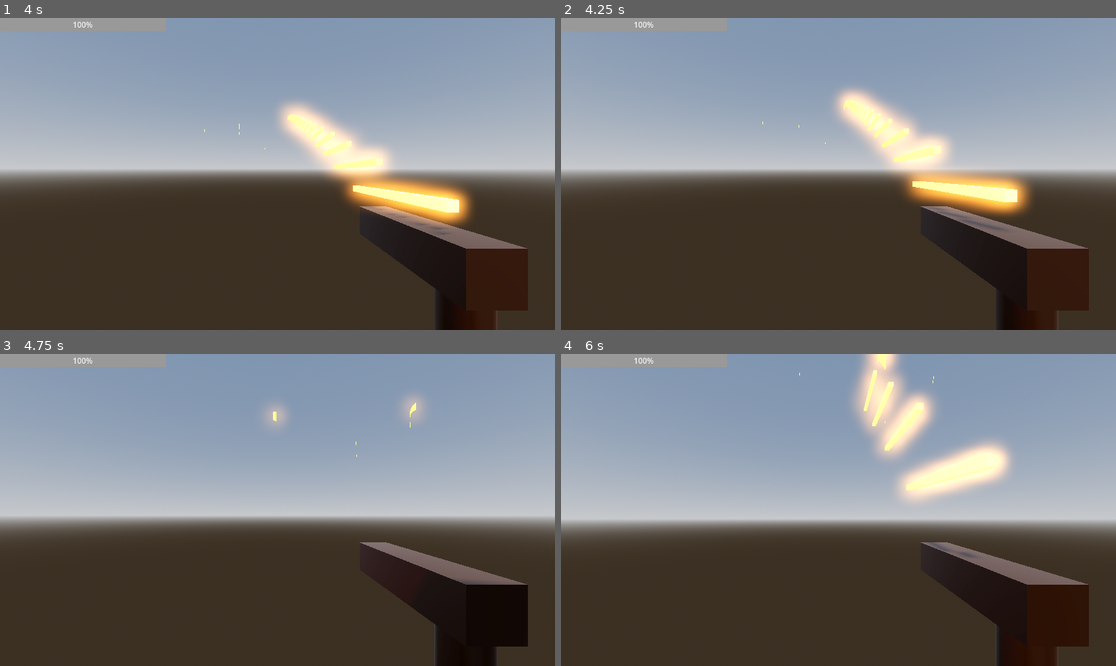
Above: before the commit, frames 1-4 (two rows, left to right).
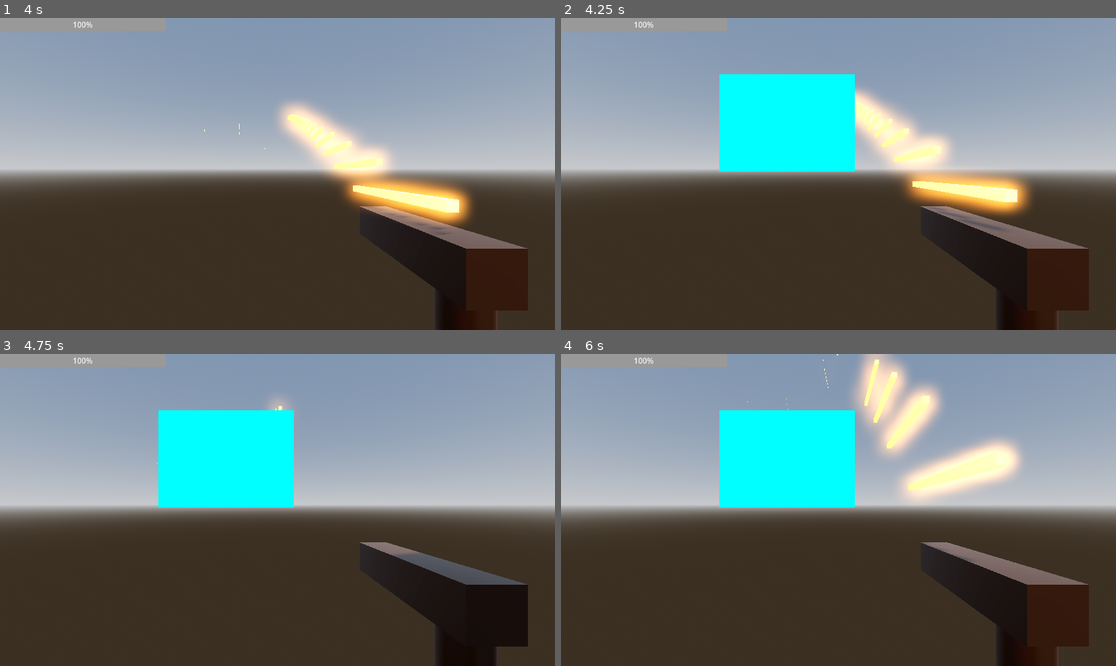
Above: after the commit, the same moments.

Repository: fallendynasty/nuclear
Game: Godot game, scene res://new_player_controller_test.tscn
The game is run twice, just before and just after one commit, with the same random seed, the same clock (stepped at 60 frames per second) and the same inputs.
Inputs (mouse positions are in pixels of both pictures, inside the frame that each line leads up to):
- Up to frame 1 (4 s): tap Enter (ui_accept) at 0.5, 3.5 s; move the mouse to (305, 174) at 0.52 s; press the mouse at (305, 174) at 0.53 s; hold W (forward) from 0.53 s (still down); tap Space (jump) at 0.77, 1.52, 3.02, 3.77 s; move the mouse to (249, 174) at 1.27 s; release the mouse at (249, 174) at 1.28 s; tap Shift (sprint) at 1.35, 2.85 s; click (249, 174) at 1.42 s; move the mouse to (288, 167) at 2.02 s; press the mouse at (288, 167) at 2.03 s; move the mouse to (271, 180) at 2.77 s; release the mouse at (271, 180) at 2.78 s; click (271, 180) at 2.92 s; move the mouse to (316, 177) at 3.52 s; press the mouse at (316, 177) at 3.53 s
- Up to frame 2 (4.25 s): keep holding W (forward); tap E (open_inventory, bound only after the commit) at 4.15 s
- Up to frame 3 (4.75 s): keep holding W (forward); move the mouse to (233, 506) at 4.27 s; release the mouse at (233, 506) at 4.28 s; tap Shift (sprint) at 4.35 s; click (233, 506) at 4.42 s; tap Space (jump) at 4.52 s
- Up to frame 4 (6 s): move the mouse to (844, 510) at 5.02 s; press the mouse at (844, 510) at 5.03 s; move the mouse to (816, 503) at 5.77 s; release W (forward) at 5.78 s; release the mouse at (816, 503) at 5.78 s; hold D (right) from 5.78 s (still down); tap Shift (sprint) at 5.85 s; click (816, 503) at 5.92 s

Frame 1 is identical in both runs. In frame 2, 7.6% of the frame differs, in the area x 28-53%, y 18-50%; in frame 3, 16%; in frame 4, 18%, in the area x 0-100%, y 0-66%.

Commit message:
created equipment_GUI

Diff:
--- /dev/null
+++ b/Inventory/Inventory.tres
@@ -0,0 +1,10 @@
+[gd_resource type="Resource" script_class="Inventory" load_steps=5 format=3 uid="uid://crmn2vcsexv1n"]
+
+[ext_resource type="Script" path="res://Inventory/Items/item.gd" id="1_25oob"]
+[ext_resource type="Resource" uid="uid://x3bu6tx8v06r" path="res://Inventory/Items/armour/heavy_shield.tres" id="2_ak60f"]
+[ext_resource type="Resource" uid="uid://bi2iit3t83bd2" path="res://Inventory/Items/armour/light_shield.tres" id="3_7dgqa"]
+[ext_resource type="Script" path="res://Inventory/inventory.gd" id="4_0hhyk"]
+
+[resource]
+script = ExtResource("4_0hhyk")
+items = Array[ExtResource("1_25oob")]([ExtResource("2_ak60f"), ExtResource("3_7dgqa"), null, null, null])
--- /dev/null
+++ b/Inventory/Items/armour/heavy_shield.tres
@@ -0,0 +1,10 @@
+[gd_resource type="Resource" script_class="Item" load_steps=2 format=3 uid="uid://x3bu6tx8v06r"]
+
+[ext_resource type="Script" path="res://Inventory/Items/item.gd" id="1_7wkuw"]
+
+[resource]
+script = ExtResource("1_7wkuw")
+name = "Heavy Shield"
+item_type = "Armour"
+damage = 0
+defense = 50
--- /dev/null
+++ b/Inventory/Items/armour/light_shield.tres
@@ -0,0 +1,10 @@
+[gd_resource type="Resource" script_class="Item" load_steps=2 format=3 uid="uid://bi2iit3t83bd2"]
+
+[ext_resource type="Script" path="res://Inventory/Items/item.gd" id="1_xscbe"]
+
+[resource]
+script = ExtResource("1_xscbe")
+name = "Light Shield"
+item_type = "Armour"
+damage = 0
+defense = 25
--- /dev/null
+++ b/Inventory/Items/item.gd
@@ -0,0 +1,8 @@
+extends Resource
+class_name Item  # Now you can create Item resources
+
+@export var name: String
+@export var icon: Texture3D
+@export var item_type: String  # "Weapon", "Armor", etc.
+@export var damage: int = 0
+@export var defense: int = 0
--- /dev/null
+++ b/Inventory/inventory.gd
@@ -0,0 +1,5 @@
+extends Resource
+class_name Inventory
+
+@export var items: Array[Item]
+@export var icon: Texture3D
--- /dev/null
+++ b/Inventory/inventory_ui.gd
@@ -0,0 +1,23 @@
+extends Control
+
+var is_open: bool = false
+
+func _ready() -> void:
+	close()
+
+func _process(delta: float) -> void:
+	if Input.is_action_just_pressed('open_inventory'):
+		if is_open:
+			close()
+			Input.mouse_mode = Input.MOUSE_MODE_CAPTURED
+		else:
+			open()
+			Input.mouse_mode = Input.MOUSE_MODE_VISIBLE
+
+func open():
+	self.visible = true
+	is_open = true
+
+func close():
+	self.visible = false
+	is_open = false
--- /dev/null
+++ b/Inventory/inventory_ui.tscn
@@ -0,0 +1,22 @@
+[gd_scene load_steps=2 format=3 uid="uid://c8nab30aeos38"]
+
+[ext_resource type="Script" path="res://Inventory/inventory_ui.gd" id="1_0n17b"]
+
+[node name="Inventory_UI" type="Control"]
+layout_mode = 3
+anchors_preset = 15
+anchor_right = 1.0
+anchor_bottom = 1.0
+grow_horizontal = 2
+grow_vertical = 2
+script = ExtResource("1_0n17b")
+
+[node name="ColorRect" type="ColorRect" parent="."]
+layout_mode = 0
+offset_left = 329.0
+offset_top = 117.0
+offset_right = 610.0
+offset_bottom = 319.0
+tooltip_text = "
+"
+color = Color(0, 1, 1, 1)
--- a/player_controller/player.tscn
+++ b/player_controller/player.tscn
@@ -1,12 +1,19 @@
-[gd_scene load_steps=13 format=3 uid="uid://bpj8ln6w4yv72"]
+[gd_scene load_steps=17 format=3 uid="uid://bpj8ln6w4yv72"]
 
 [ext_resource type="Script" path="res://player_controller/scripts/player.gd" id="1_njpdr"]
 [ext_resource type="Script" path="res://player_controller/scripts/state_machine.gd" id="1_qshaj"]
 [ext_resource type="PackedScene" uid="uid://b1d48jr23q0of" path="res://guns/gun.tscn" id="2_gdwc4"]
+[ext_resource type="Script" path="res://Inventory/Items/item.gd" id="2_q4qm3"]
 [ext_resource type="Script" path="res://player_controller/scripts/states/idle_state.gd" id="2_rtyuo"]
+[ext_resource type="Script" path="res://Inventory/inventory.gd" id="3_eq6b2"]
 [ext_resource type="Script" path="res://player_controller/scripts/states/running_state.gd" id="3_hwf20"]
 [ext_resource type="Script" path="res://player_controller/scripts/states/jumping_state.gd" id="4_3bpqg"]
+[ext_resource type="PackedScene" uid="uid://c8nab30aeos38" path="res://Inventory/inventory_ui.tscn" id="5_5usyw"]
 [ext_resource type="Script" path="res://player_controller/scripts/states/falling_state.gd" id="5_cygei"]
+
+[sub_resource type="Resource" id="Resource_tsmg2"]
+script = ExtResource("3_eq6b2")
+items = Array[ExtResource("2_q4qm3")]([])
 
 [sub_resource type="CapsuleShape3D" id="CapsuleShape3D_lryno"]
 
@@ -23,6 +30,7 @@
 [node name="Player" type="CharacterBody3D" node_paths=PackedStringArray("CAMERA_CONTROLLER")]
 script = ExtResource("1_njpdr")
 CAMERA_CONTROLLER = NodePath("CameraController/Camera3D")
+inventory = SubResource("Resource_tsmg2")
 
 [node name="CollisionShape3D" type="CollisionShape3D" parent="."]
 transform = Transform3D(1, 0, 0, 0, 1, 0, 0, 0, 1, 0, 1, 0)
@@ -46,6 +54,8 @@
 [node name="Gun" parent="CameraController/Camera3D" instance=ExtResource("2_gdwc4")]
 transform = Transform3D(1, 0, 0, 0, 1, 0, 0, 0, 1, 0.699088, -0.340358, -0.732374)
 
+[node name="Inventory_UI" parent="." instance=ExtResource("5_5usyw")]
+
 [node name="StateMachine" type="Node" parent="." node_paths=PackedStringArray("initial_state", "player")]
 script = ExtResource("1_qshaj")
 initial_state = NodePath("IdleState")
--- a/player_controller/scripts/player.gd
+++ b/player_controller/scripts/player.gd
@@ -17,6 +17,9 @@
 @export var INPUT_BACKWARD : String = "backwards"
 @export var INPUT_JUMP: String = "jump"
 @export var INPUT_SPRINT : String = "sprint"
+
+@export_group("GUI_controls")
+@export var inventory: Inventory
 
 #instantiate environment variables
 var _mouse_input : bool = false
--- a/project.godot
+++ b/project.godot
@@ -52,3 +52,8 @@
 "events": [Object(InputEventMouseButton,"resource_local_to_scene":false,"resource_name":"","device":-1,"window_id":0,"a …(256 unchanged characters)…
 ]
 }
+open_inventory={
+"deadzone": 0.5,
+"events": [Object(InputEventKey,"resource_local_to_scene":false,"resource_name":"","device":-1,"window_id":0,"alt_pressed":false,"shift_pressed":false,"ctrl_pressed":false,"meta_pressed":false,"pressed":false,"keycode":0,"physical_keycode":69,"key_label":0,"unicode":101,"location":0,"echo":false,"script":null)
+]
+}
Renamed: first_level.tscn -> legacy/first_level.tscn
